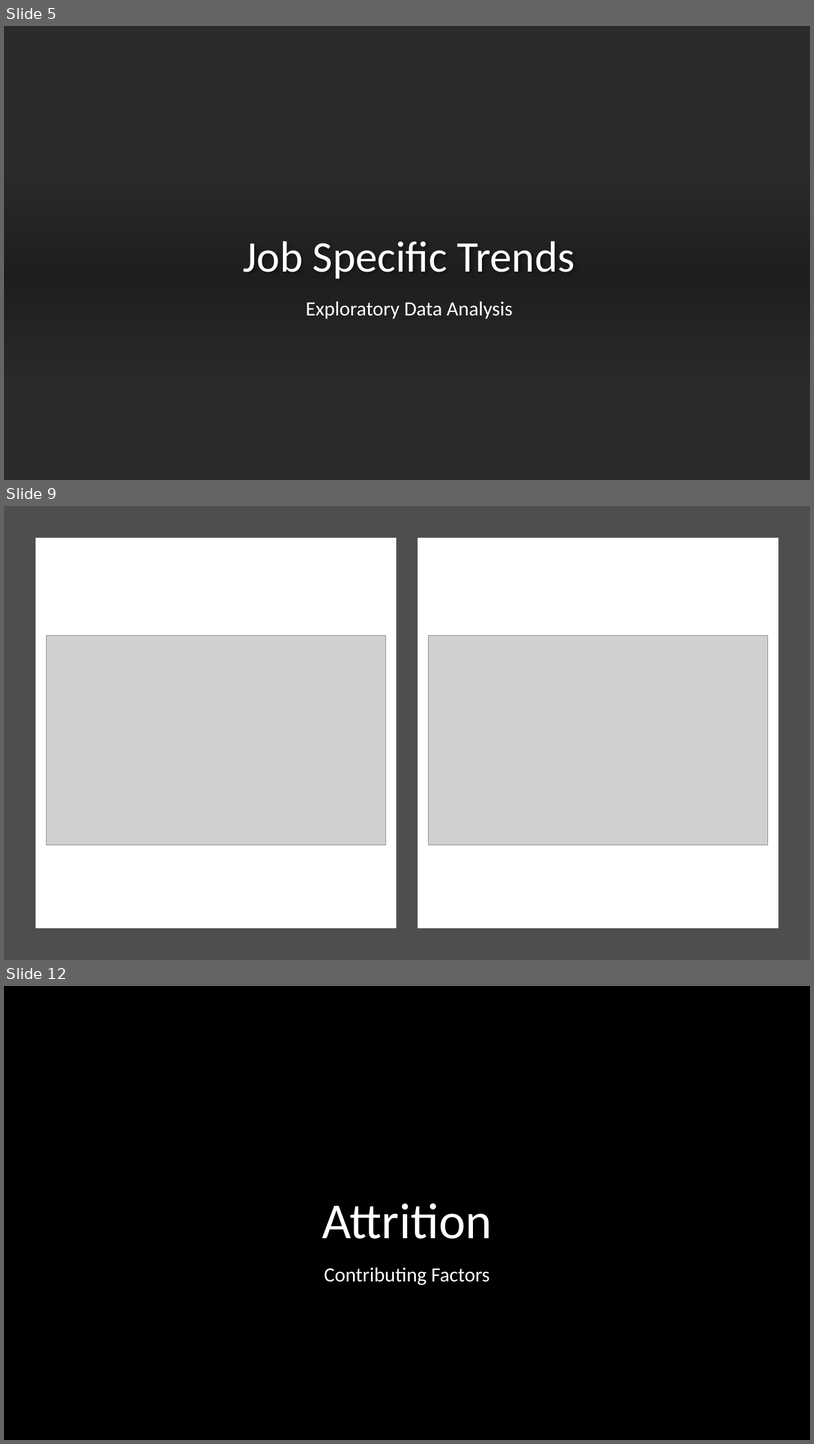
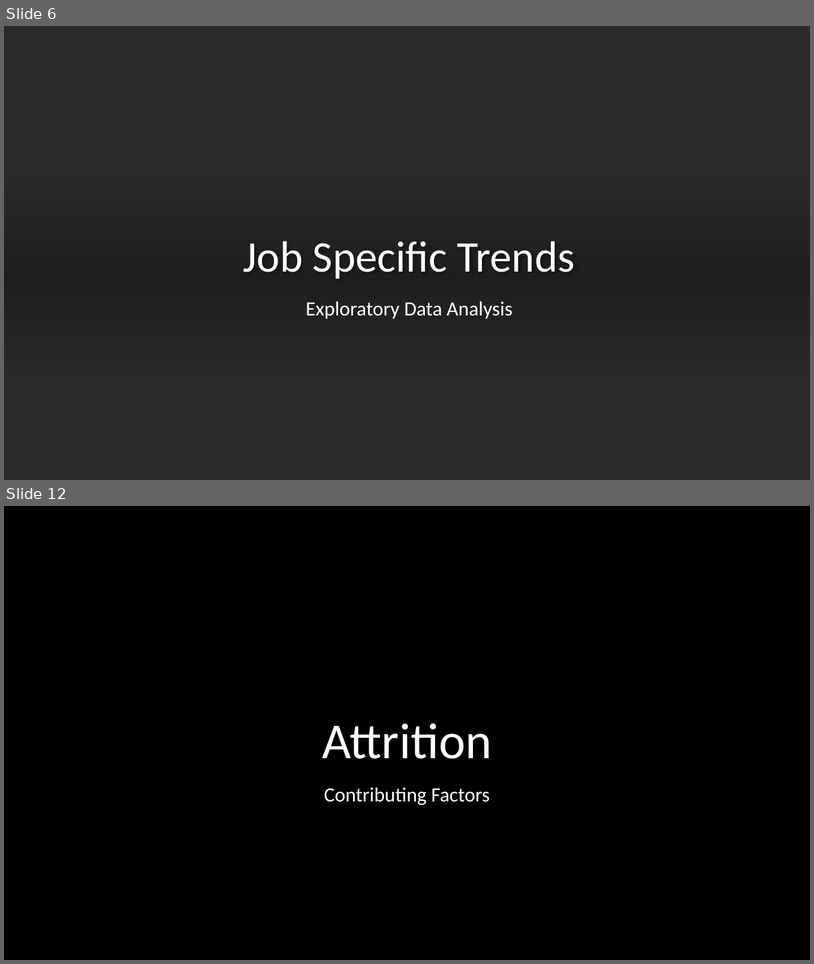
Before and after one commit to jjsmu/CaseStudy2DDS, a slide deck: CaseStudy2.pptx. Shown one above the other, each under a label of ours: slides 5, 9 and 12 before the commit, slides 6 and 12 after it; the slides between them are not shown. The pictures are 814x1444 and 814x964 pixels, drawn with LibreOffice and Linux fonts; fonts in the diff are those of the drawing; grey boxes stand for pictures; background and template pictures are left out; a plain dark background stands for a picture behind light text. Boxes give left, top, right and bottom in pixels: in the first picture for what was removed or moved away, otherwise in the second. Text is boxed around its words. In the diff, an @@ line names an element or a change of style, - is before the commit and + after.

```diff
--- a/CaseStudy2.pptx
+++ b/CaseStudy2.pptx
@@ slide 9 removed at (4,506,810,960), background #FFFFFF @@
@@ rectangle removed at (4,506,810,960) @@
@@ rectangle removed at (35,538,396,928) @@
@@ rectangle removed at (418,538,779,928) @@
@@ picture removed at (47,636,386,845) @@
@@ picture removed at (429,636,768,845) @@
@@ what was slide 5 is now slide 6 @@
```
Also in this commit, not shown: 4 slides changed, 8 slides added, 7 other slides removed.
